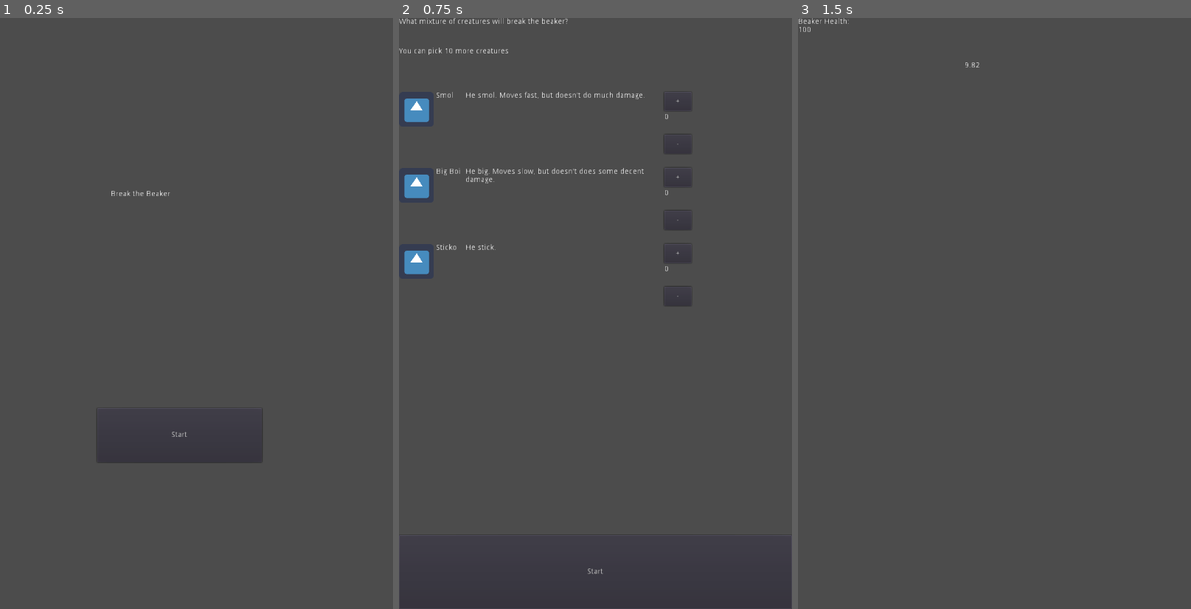
Above: before the commit, frames 1-3 (left to right).
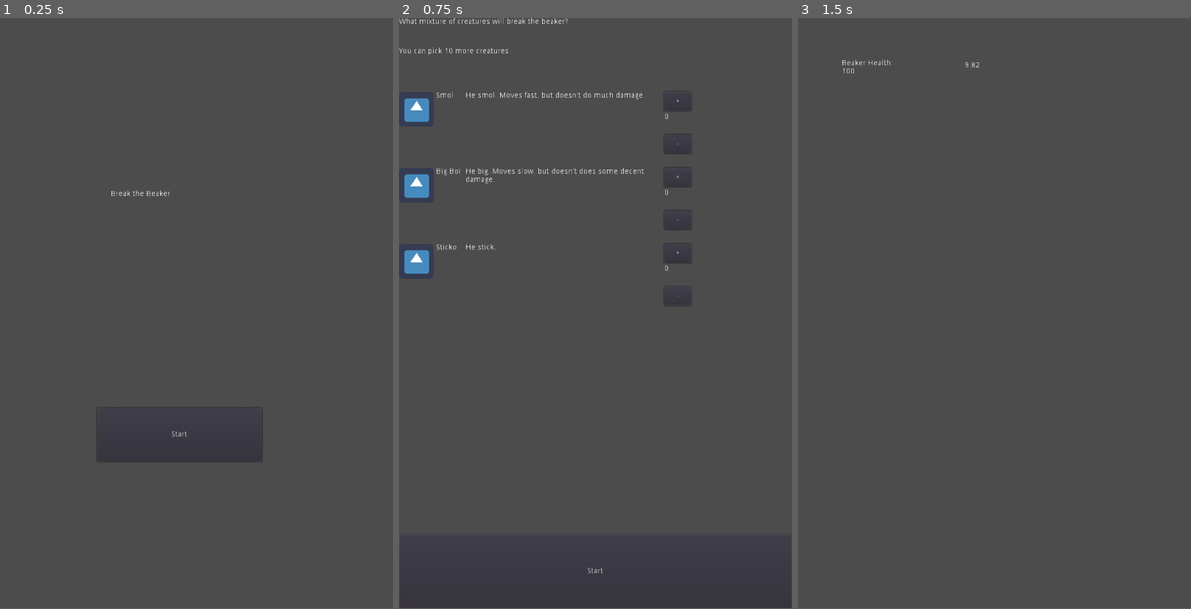
Above: after the commit, the same moments.

Repository: HaywardMorihara/2021SepGameJam
Game: Godot game, scene res://menu/MainMenu.tscn
Two runs of this game, one before a commit and one after it. Both use one fixed random seed, a clock stepped at 60 frames per second and the inputs below. The engine's default icon, where the game draws it, is replaced by a stand-in: a white triangle on a blue panel in a dark square.
Inputs:
- Up to frame 1 (0.25 s): no input
- Up to frame 2 (0.75 s): click "Start" at 0.5 s
- Up to frame 3 (1.5 s): click "Start" at 1.25 s
In our replay, the window is 533x800 before the commit and 533x799 after it. These sizes can differ from the game's own. Grey fills any space a smaller window leaves; there, only what the larger window draws over its background counts as a difference.

The runs differ from the first frame. In frame 1, less than 0.1% of the frame differs, in the area x 28-48%, y 29-71%; in frame 2, 0.3%, in the area x 0-100%, y 12-95%; in frame 3, 0.1%.

Commit message:
Android Export settings

Diff:
--- a/game/beaker/Beaker.tscn
+++ b/game/beaker/Beaker.tscn
@@ -50,8 +50,10 @@
 shape = SubResource( 2 )
 
 [node name="HealthLabel" type="RichTextLabel" parent="."]
-margin_right = 100.0
-margin_bottom = 50.0
+margin_left = 80.0
+margin_top = 76.0
+margin_right = 180.0
+margin_bottom = 126.0
 text = "100"
 script = ExtResource( 2 )
 __meta__ = {
--- a/project.godot
+++ b/project.godot
@@ -24,7 +24,7 @@
 window/size/height=1080
 window/handheld/orientation="portrait"
 window/stretch/mode="2d"
-window/stretch/aspect="expand"
+window/stretch/aspect="keep"
 
 [input_devices]
 
